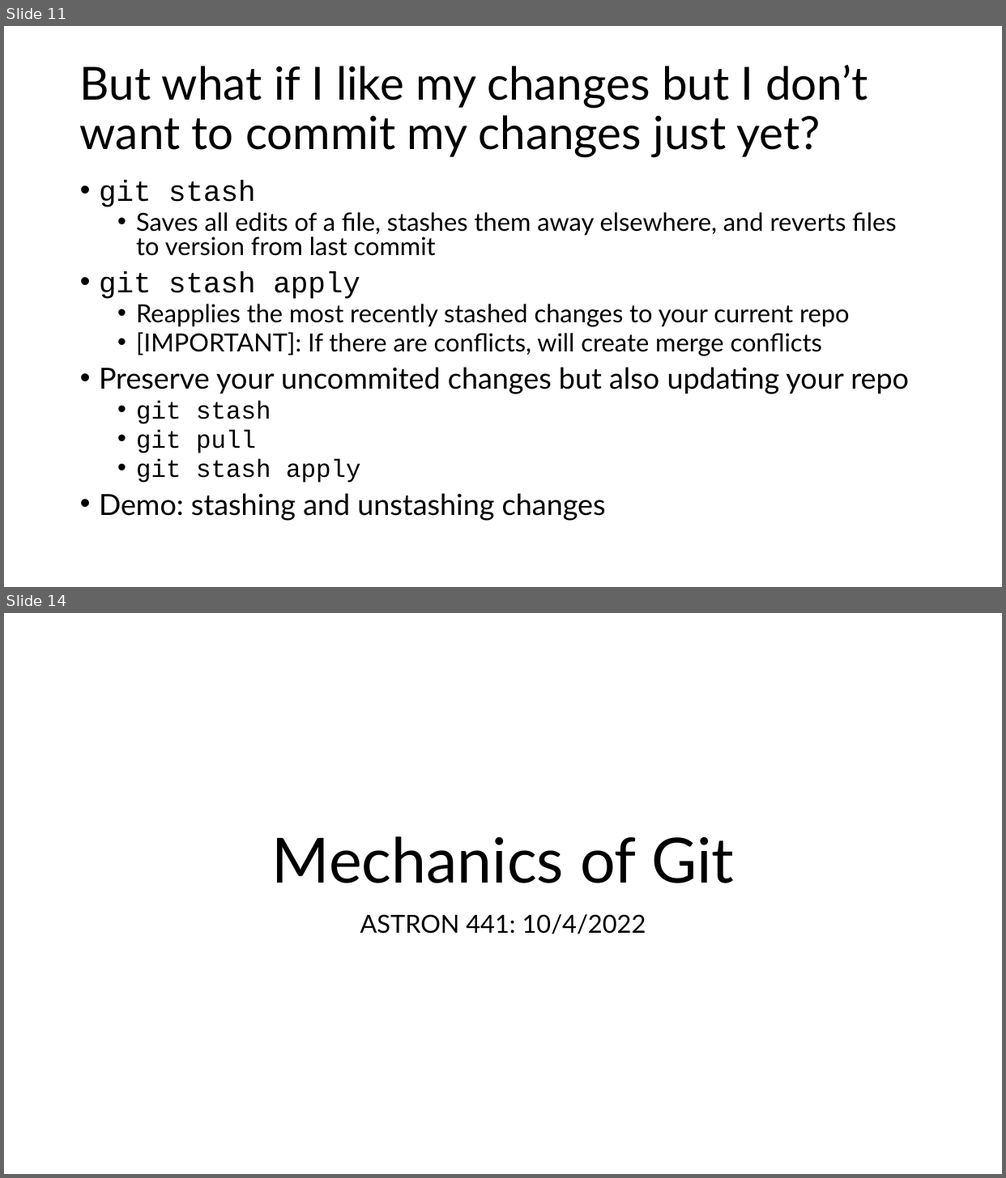
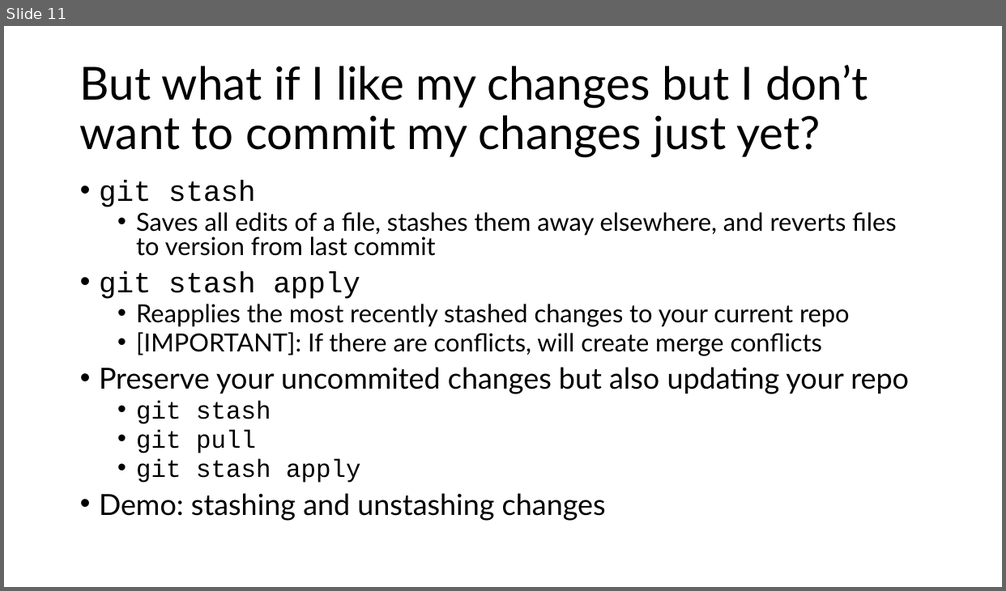
Before and after one commit to semaphoreP/codeastro, a slide deck: Day1/intro_to_git.pptx. Shown one above the other, each under a label of ours: slides 11 and 14 before the commit, slide 11 after it; the slides between them are not shown. The pictures are 1006x1178 and 1006x591 pixels, drawn with LibreOffice and Linux fonts; fonts in the diff are those of the drawing. Boxes give left, top, right and bottom in pixels: in the first picture for what was removed or moved away, otherwise in the second. Text is boxed around its words. In the diff, an @@ line names an element or a change of style, - is before the commit and + after.

```diff
--- a/Day1/intro_to_git.pptx
+++ b/Day1/intro_to_git.pptx
@@ slide 14 removed at <box>4,613,1002,1174</box>, background #FFFFFF @@
@@ title removed at <box>272,837,734,884</box> @@
-Mechanics of Git
@@ subtitle removed at <box>360,914,646,935</box> @@
-ASTRON 441: 10/4/2022
```
Also in this commit, not shown: 2 slides changed, 20 other slides removed.
